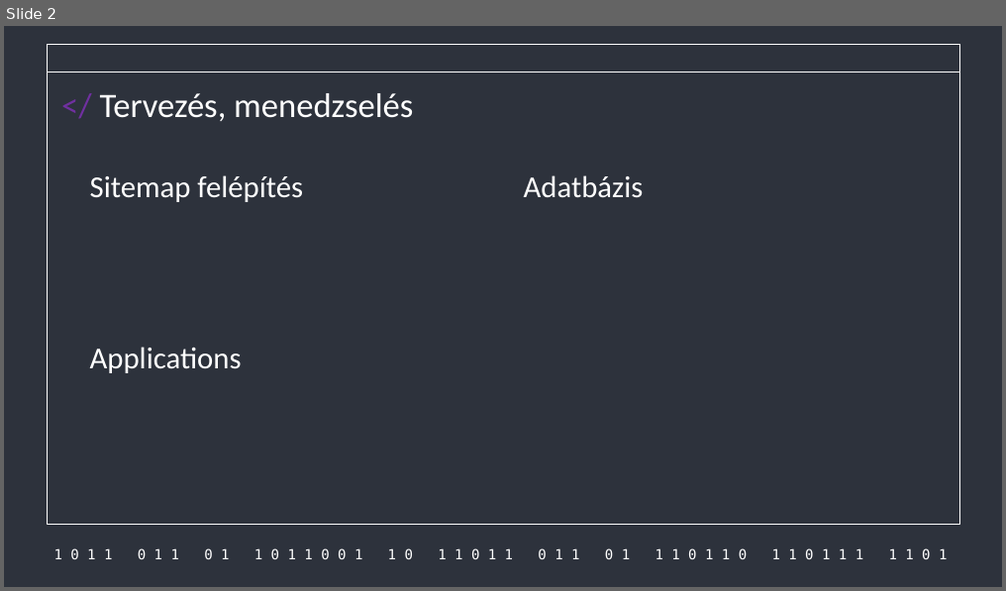
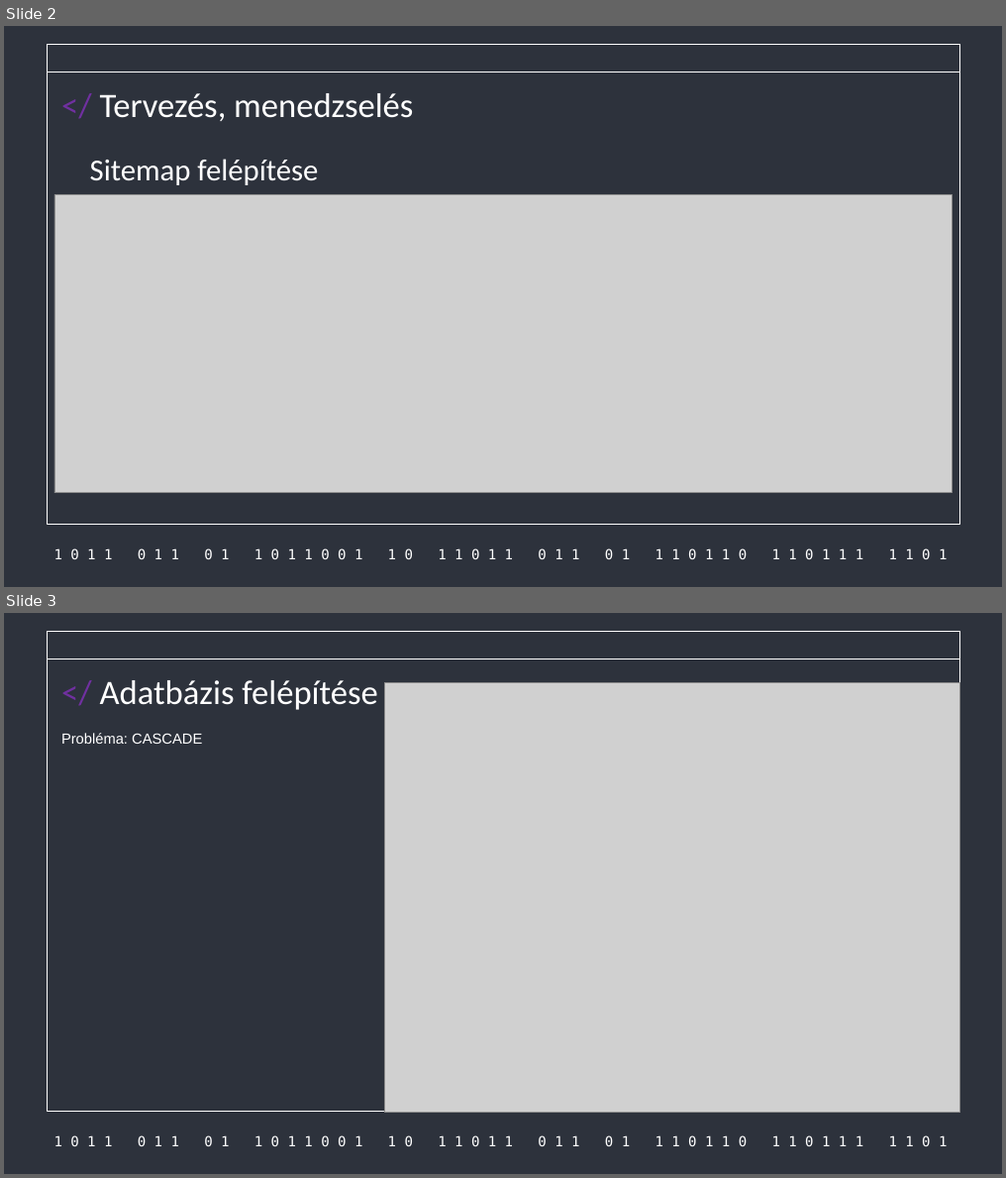
Before and after one commit to Acsilaa/dusza2024-25, a slide deck: gál része.pptx. Shown one above the other, each under a label of ours: slide 2 before the commit, slides 2 and 3 after it. The pictures are 1006x591 and 1006x1178 pixels, drawn with LibreOffice and Linux fonts; fonts in the diff are those of the drawing; grey boxes stand for pictures. Boxes give left, top, right and bottom in pixels: in the first picture for what was removed or moved away, otherwise in the second. Text is boxed around its words. In the diff, an @@ line names an element or a change of style, - is before the commit and + after.

```diff
--- a/gál része.pptx
+++ b/gál része.pptx
@@ slide 3 added at (4, 613, 1002, 1174), background #2D323C; not listed: 3 template elements that a slide beside it also shows @@
@@ title added at (100, 680, 377, 710), 33 pt, text #FFFFFF @@
+</ Adatbázis felépítése
@@ picture added at (385, 682, 960, 1113) @@
@@ text added at (61, 733, 202, 744), 14 pt, text #FFFFFF @@
+Probléma: CASCADE
@@ slide 2 changed as well @@
@@ title at (90, 159, 318, 185): text changed @@
-Sitemap felépítés
+Sitemap felépítése
@@ picture added at (54, 194, 951, 493) @@
@@ title removed at (524, 175, 644, 198) @@
-Adatbázis
@@ title removed at (90, 347, 242, 373) @@
-Applications
```
Also in this commit, not shown: 1 other slide changed, 4 other slides added, 2 slides removed.
